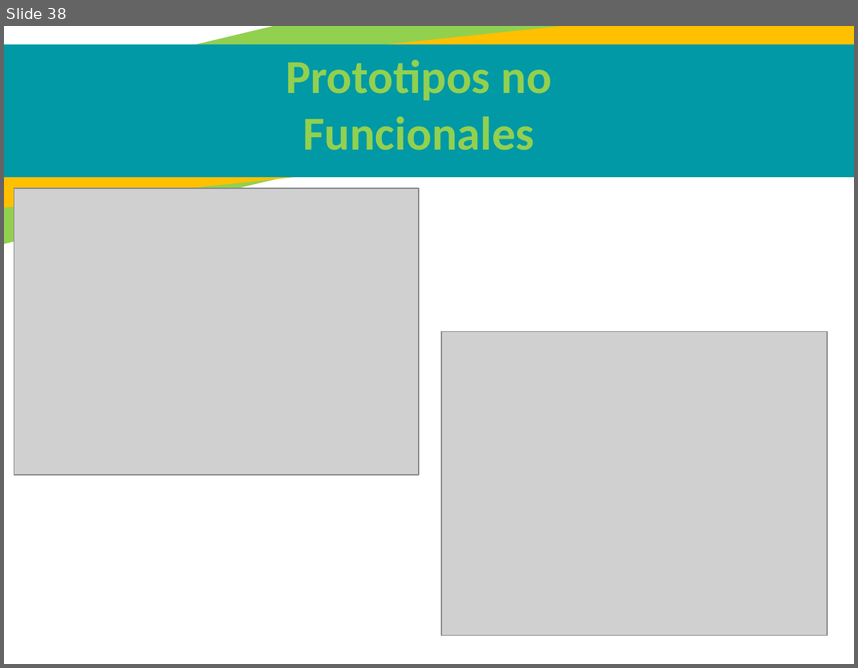
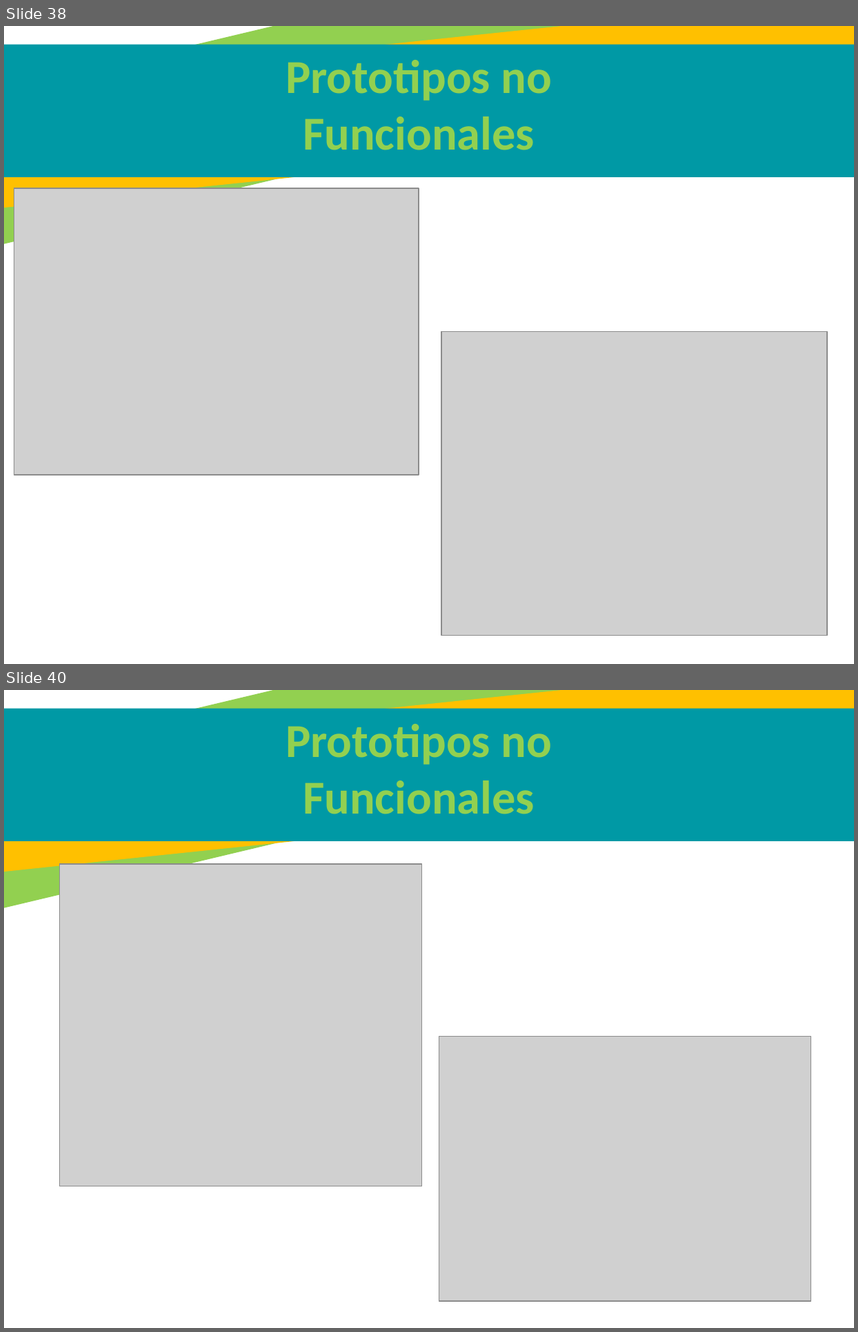
Before and after one commit to juannicolasvargas/SANF-solutions-helps, a slide deck: Sexto Trimestre/PresentacionV6 terminar- 1012.pptx. Shown one above the other, each under a label of ours: slide 38 before the commit, slides 38 and 40 after it; the slides between them are not shown. The pictures are 858x668 and 858x1332 pixels, drawn with LibreOffice and Linux fonts; fonts in the diff are those of the drawing; grey boxes stand for pictures. Boxes give left, top, right and bottom in pixels: in the first picture for what was removed or moved away, otherwise in the second. Text is boxed around its words. In the diff, an @@ line names an element or a change of style, - is before the commit and + after.

```diff
--- a/Sexto Trimestre/PresentacionV6 terminar- 1012.pptx
+++ b/Sexto Trimestre/PresentacionV6 terminar- 1012.pptx
@@ slide 40 added at (4, 690, 854, 1328), background #FFFFFF; not listed: 3 template elements that a slide beside it also shows @@
@@ text added at (286, 724, 552, 814), 40 pt, text #92D050, bold @@
+Prototipos no Funcionales
@@ picture added at (60, 865, 422, 1186) @@
@@ picture added at (439, 1036, 811, 1301) @@
```
Also in this commit, not shown: 4 slides changed, 1 other slide added, 3 slides removed.
